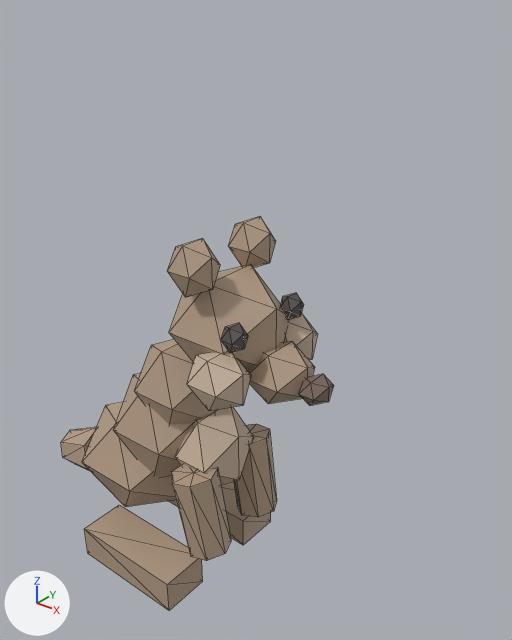
A saved change to the glTF model public/studio/v2.15.0/d_quokka/model.glb.
The view is the same before and after, from a 50 mm lens placed at (8.51, -7.94, 10.57), pointed at (1.59, 0.7, 5.21). Arrows for +X, +Y and +Z are at lower left; the lights stay in place. The picture after the commit comes second. Mesh edges are drawn as thin lines. Where no turn or scale is listed for an object, it has been applied to the vertices.

In view in the first picture: 'part0', 'part1', 'part10', 'part11', 'part12', 'part14', 'part15', 'part17', 'part2', 'part3', 'part4', 'part5', 'part7', 'part8', 'part9' and 3 more.
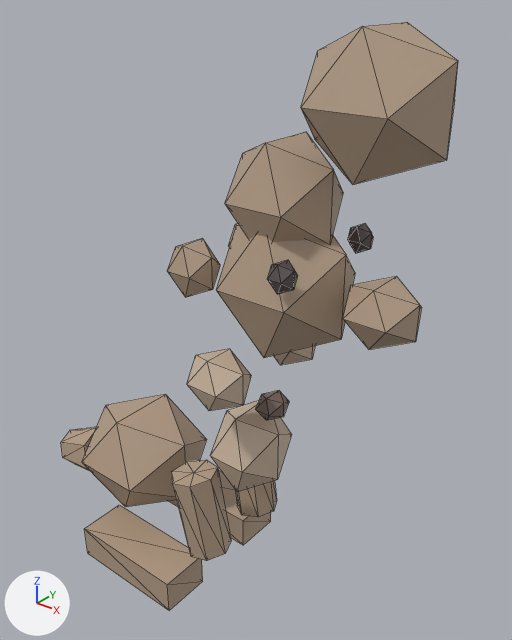
Patch to the scene script:
```diff
--- a/public/studio/v2.15.0/d_quokka/model.glb.py
+++ b/public/studio/v2.15.0/d_quokka/model.glb.py
@@ me_geometry_1 @@
-me_geometry_1.from_pydata(...)  # 12 vertices, 20 faces; spans x -0.93..1.04, y -0.92..0.92, z 1.81..3.92
+me_geometry_1.from_pydata(...)  # 12 vertices, 20 faces; spans x 1.77..3.74, y -0.92..0.92, z 5.41..7.52
+# me_geometry_1 part 1: the whole mesh is moved by (2.7, 0.0, 3.6)
 me_geometry_1.materials.append(mat_defaultmaterial_001)
@@ me_geometry_2 @@
-me_geometry_2.from_pydata(...)  # 12 vertices, 20 faces; spans x -0.35..1.21, y -0.76..0.76, z 2.98..4.68
+me_geometry_2.from_pydata(...)  # 12 vertices, 20 faces; spans x 1.91..3.47, y -0.76..0.76, z 6.88..8.58
+# me_geometry_2 part 2: the whole mesh is moved by (2.26, 0.0, 3.9)
 me_geometry_2.materials.append(mat_defaultmaterial_002)
@@ me_geometry_3 @@
-me_geometry_3.from_pydata(...)  # 12 vertices, 20 faces; spans x 0.61..1.76, y -0.69..0.69, z 2.0..3.51
+me_geometry_3.from_pydata(...)  # 12 vertices, 20 faces; spans x 1.49..2.63, y -0.69..0.69, z 2.43..3.95
+# me_geometry_3 part 3: the whole mesh is moved by (0.87, 0.0, 0.44)
 me_geometry_3.materials.append(mat_defaultmaterial_003)
@@ me_geometry_4 @@
-me_geometry_4.from_pydata(...)  # 12 vertices, 20 faces; spans x 0.68..2.56, y -0.85..0.85, z 4.5..6.3
+me_geometry_4.from_pydata(...)  # 12 vertices, 20 faces; spans x 3.15..5.03, y -0.85..0.85, z 8.27..10.06
+# me_geometry_4 part 4: the whole mesh is moved by (2.47, 0.0, 3.76)
 me_geometry_4.materials.append(mat_defaultmaterial_004)
@@ me_geometry_5 @@
-me_geometry_5.from_pydata(...)  # 12 vertices, 20 faces; spans x 2.118..3.174, y -0.505..0.505, z 4.424..5.296
+me_geometry_5.from_pydata(...)  # 12 vertices, 20 faces; spans x 3.842..4.899, y -0.505..0.505, z 5.984..6.857
+# me_geometry_5 part 5: the whole mesh is moved by (1.724, 0.0, 1.56)
 me_geometry_5.materials.append(mat_defaultmaterial_005)
@@ me_geometry_8 @@
-me_geometry_8.from_pydata(...)  # 12 vertices, 20 faces; spans x 3.118..3.578, y -0.276..0.276, z 4.599..5.013
+me_geometry_8.from_pydata(...)  # 12 vertices, 20 faces; spans x 2.273..2.732, y -0.276..0.276, z 3.976..4.39
+# me_geometry_8 part 6: the whole mesh is moved by (-0.845, 0.0, -0.623)
 me_geometry_8.materials.append(mat_defaultmaterial_008)
@@ me_geometry_9 @@
-me_geometry_9.from_pydata(...)  # 12 vertices, 20 faces; spans x 2.138..2.506, y 0.545..0.913, z 5.463..5.877
+me_geometry_9.from_pydata(...)  # 12 vertices, 20 faces; spans x 3.198..3.565, y 0.796..1.164, z 6.802..7.215
+# me_geometry_9 part 7: the whole mesh is moved by (1.06, 0.251, 1.338)
 me_geometry_9.materials.append(mat_defaultmaterial_009)
@@ me_geometry_10 @@
-me_geometry_10.from_pydata(...)  # 12 vertices, 20 faces; spans x 2.138..2.506, y -0.913..-0.545, z 5.463..5.877
+me_geometry_10.from_pydata(...)  # 12 vertices, 20 faces; spans x 3.198..3.565, y -1.164..-0.796, z 6.802..7.215
+# me_geometry_10 part 8: the whole mesh is moved by (1.06, -0.251, 1.338)
 me_geometry_10.materials.append(mat_defaultmaterial_010)
```

Changed parts and their boxes [x1, y1, x2, y2] in the pictures (512 x 640 px):
'part4', moved: before [169, 265, 288, 370]; after [301, 22, 458, 184]
'part1', moved: before [113, 373, 193, 477]; after [216, 226, 355, 358]
'part2', moved: before [134, 339, 217, 425]; after [225, 132, 343, 243]
'part5', moved: before [247, 341, 315, 404]; after [343, 277, 422, 349]
'part3', moved: before [175, 407, 253, 485]; after [211, 401, 292, 492]
'part8', moved: before [299, 374, 334, 406]; after [255, 390, 289, 420]
'part10', moved: before [221, 323, 248, 353]; after [267, 260, 298, 294]
'part9', moved: before [280, 293, 304, 320]; after [348, 224, 373, 253]
'part11', unchanged, covered by the edit: before [228, 216, 276, 268]; after [228, 223, 239, 248]
